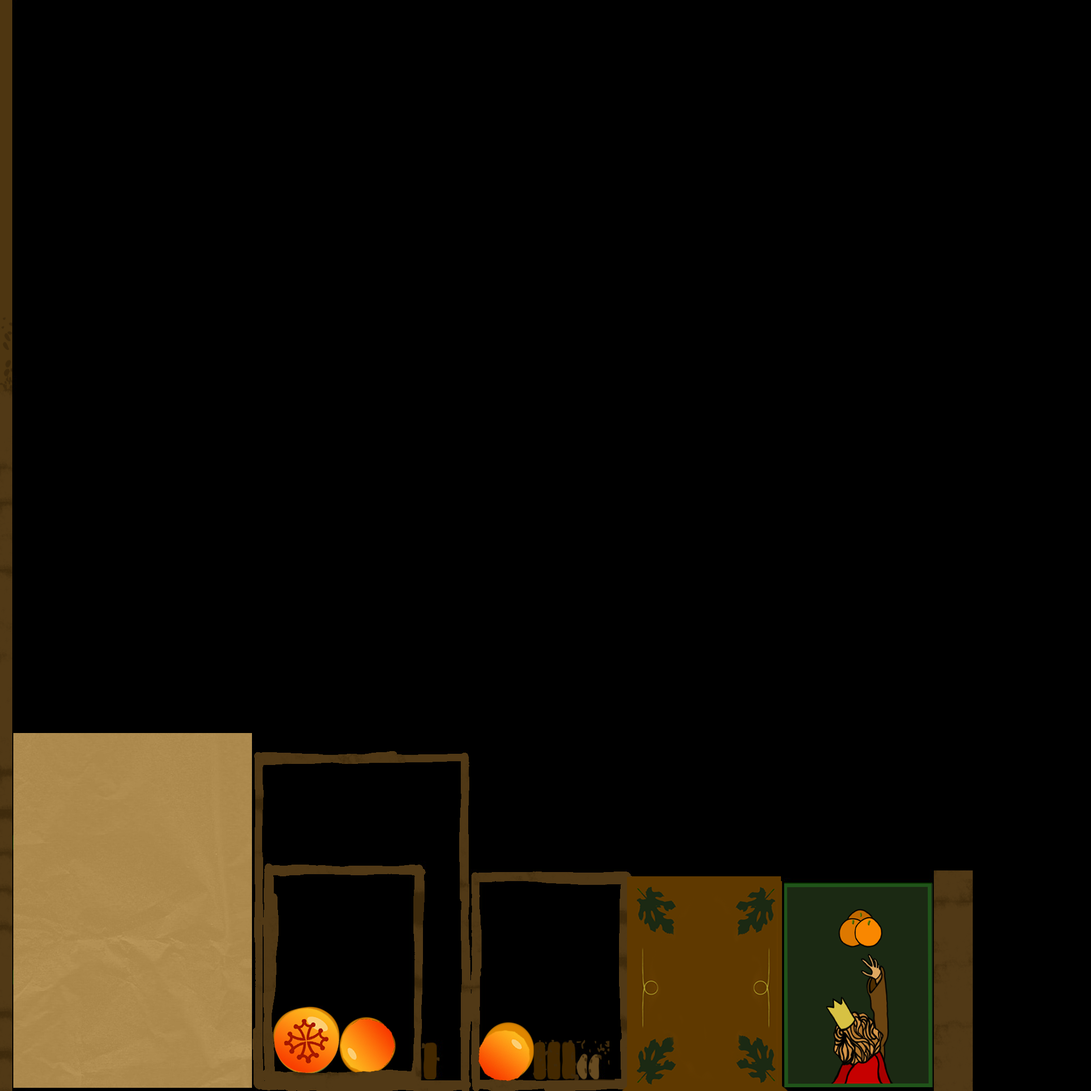
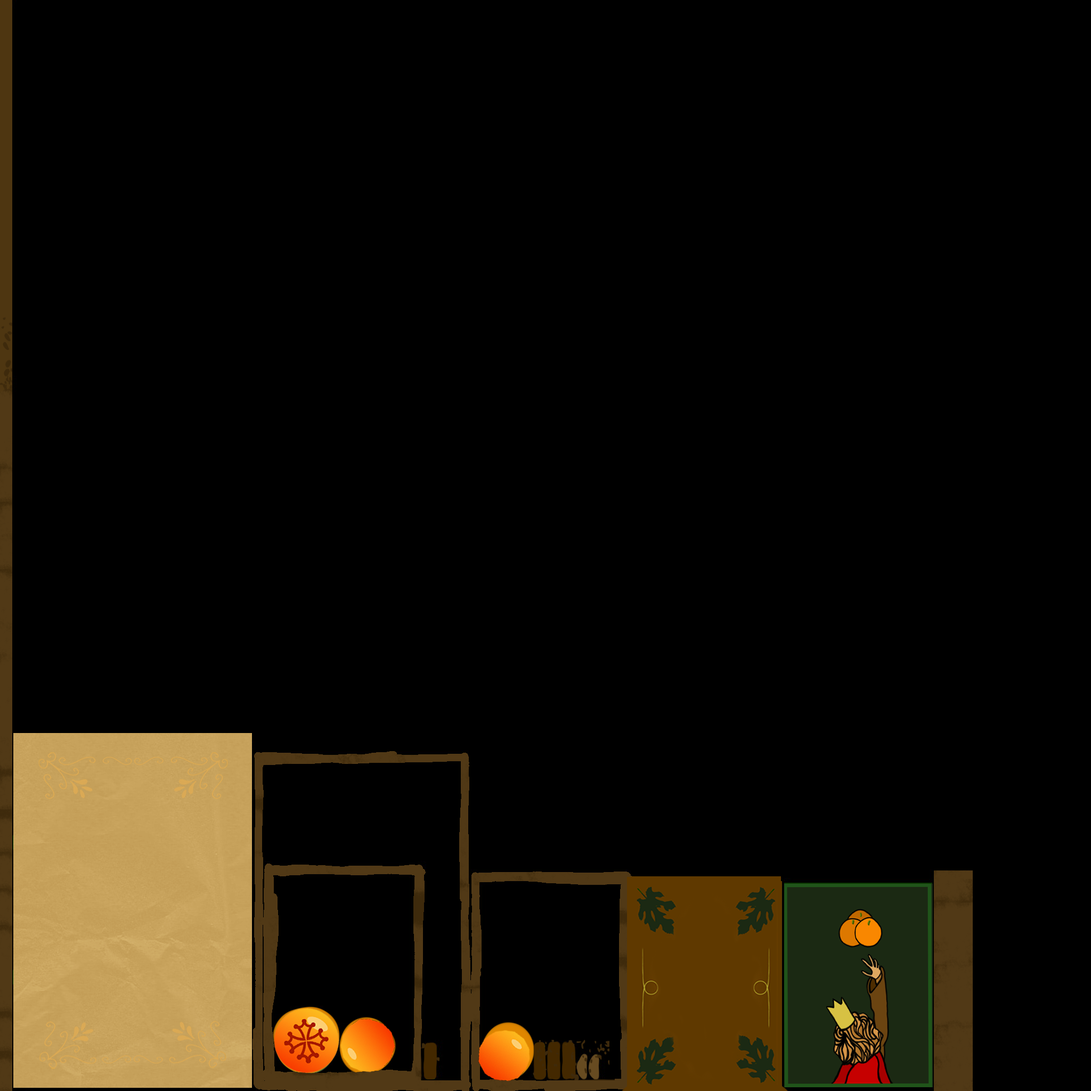
Layered file, before and after one edit (1091 × 1091). Changes by layer:
removed layer "papier" over (13, 733, 253, 1089)
added layer "Luminosité/Contraste 2" above "Luminosité/Contraste 1" over (38, 752, 229, 1070)
added layer "Luminosité/Contraste 1" above "Calque 0" over (13, 733, 253, 1089)
